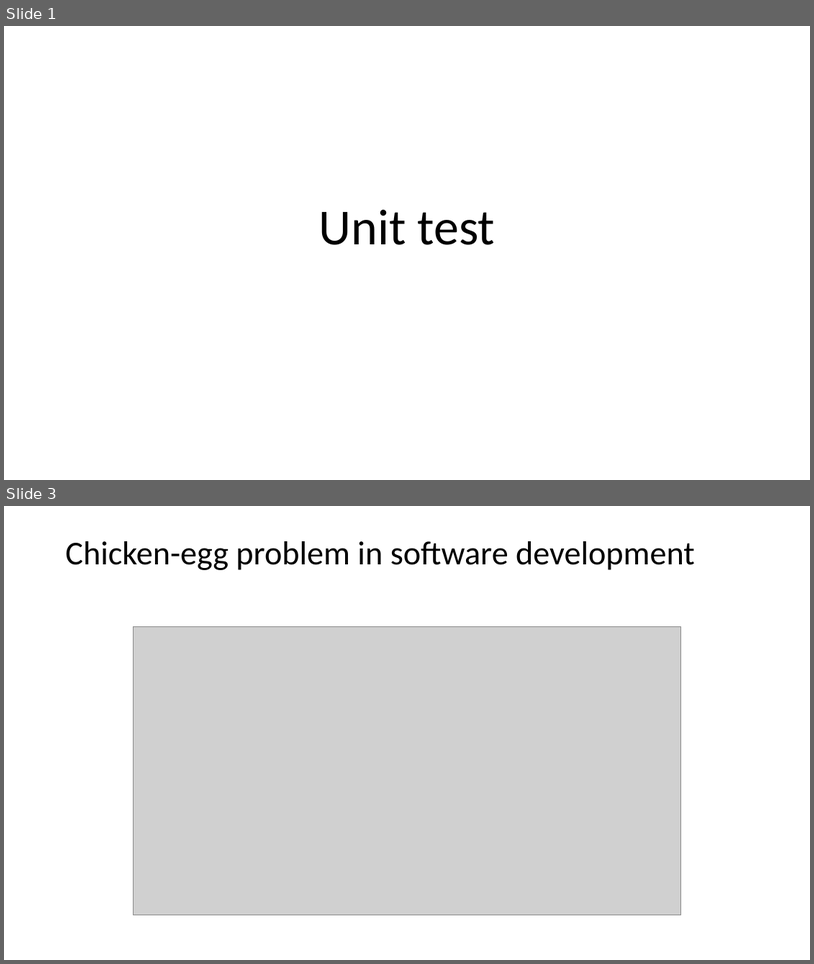
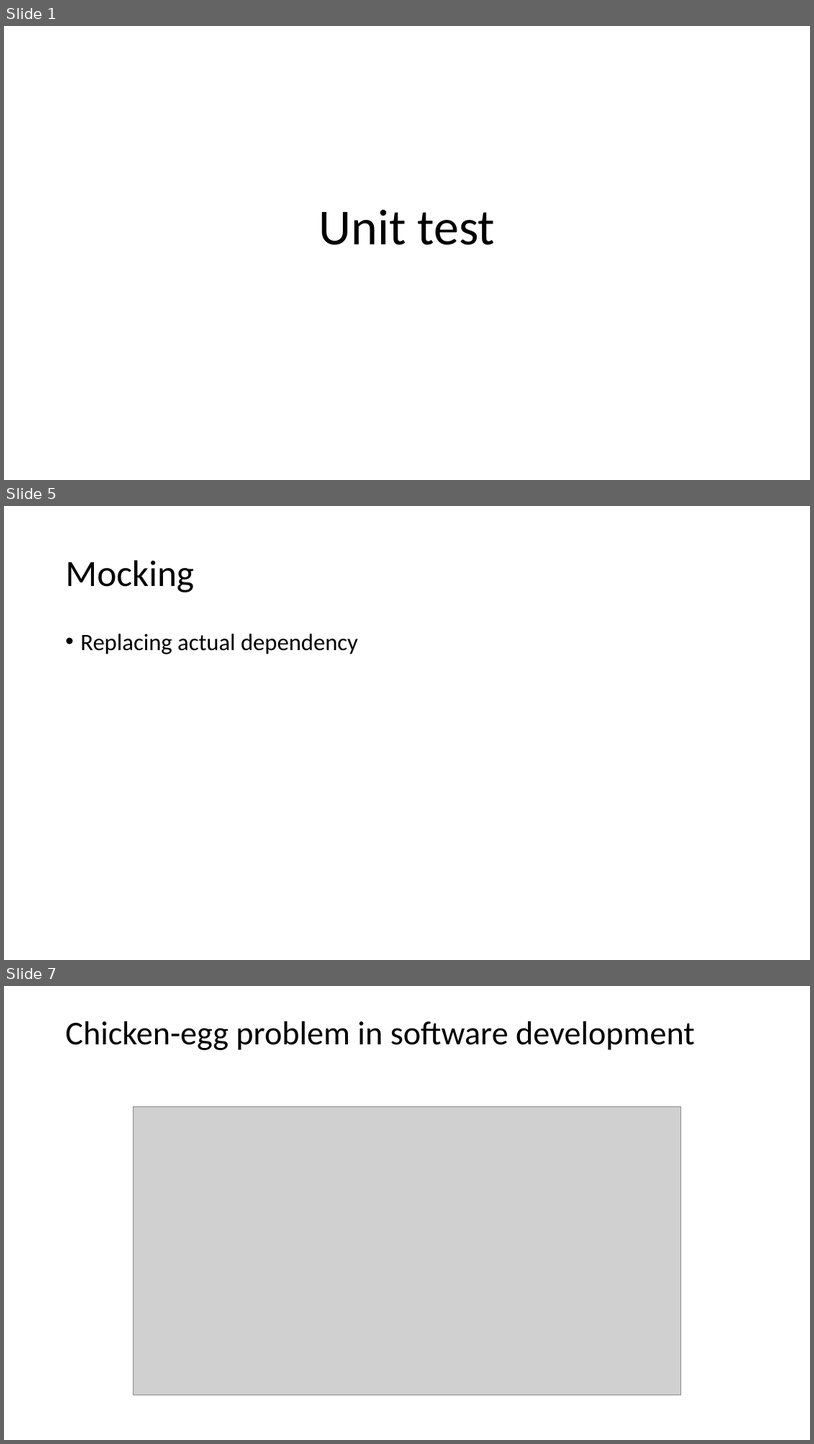
Before and after one commit to Amitpnk/Onion-architecture-ASP.NET-Core, a slide deck: PPT/Unit test.pptx. Shown one above the other, each under a label of ours: slides 1 and 3 before the commit, slides 1, 5 and 7 after it; the slides between them are not shown. The pictures are 814x964 and 814x1444 pixels, drawn with LibreOffice and Linux fonts; fonts in the diff are those of the drawing; grey boxes stand for pictures. Boxes give left, top, right and bottom in pixels: in the first picture for what was removed or moved away, otherwise in the second. Text is boxed around its words. In the diff, an @@ line names an element or a change of style, - is before the commit and + after.

```diff
--- a/PPT/Unit test.pptx
+++ b/PPT/Unit test.pptx
@@ slide 5 added at (x1=4, y1=506, x2=810, y2=960), background #FFFFFF @@
@@ title added at (x1=65, y1=560, x2=194, y2=592), 44 pt, text #000000 @@
+Mocking
@@ text added at (x1=80, y1=633, x2=358, y2=654), 28 pt, text #000000 @@
+• Replacing actual dependency
@@ what was slide 3 is now slide 7 @@
```
Also in this commit, not shown: 4 other slides added, 1 slide removed.
